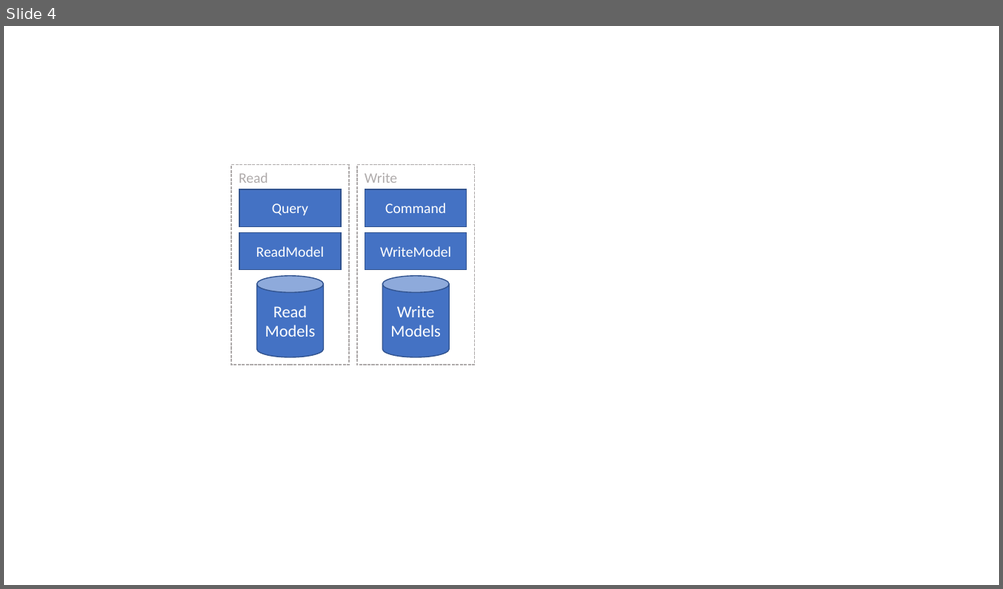
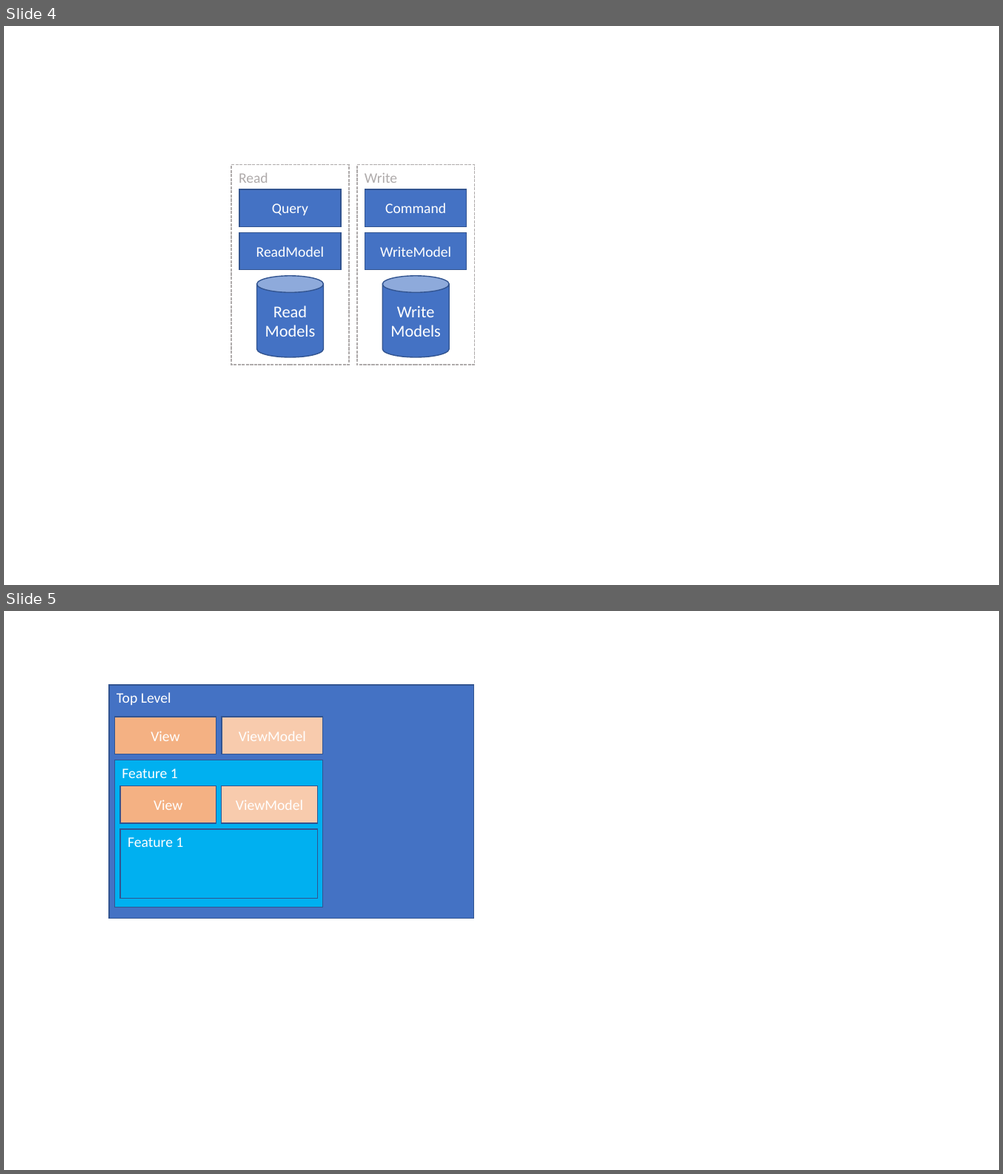
Before and after one commit to dolittle/Bifrost, a slide deck: Documentation/Diagrams.pptx. Shown one above the other, each under a label of ours: slide 4 before the commit, slides 4 and 5 after it. The pictures are 1003x589 and 1003x1174 pixels, drawn with LibreOffice and Linux fonts; fonts in the diff are those of the drawing. Boxes give left, top, right and bottom in pixels: in the first picture for what was removed or moved away, otherwise in the second. Text is boxed around its words. In the diff, an @@ line names an element or a change of style, - is before the commit and + after.

```diff
--- a/Documentation/Diagrams.pptx
+++ b/Documentation/Diagrams.pptx
@@ slide 5 added at (x1=4, y1=611, x2=999, y2=1170), background #FFFFFF @@
@@ rectangle added at (x1=109, y1=685, x2=473, y2=918), fill #4472C4, outline #325491 1 pt, 14 pt, text #FFFFFF @@
+Top Level
@@ rectangle added at (x1=114, y1=717, x2=216, y2=755), fill #F4B183, outline #325491 1 pt, 14 pt, text #FFFFFF @@
+View
@@ rectangle added at (x1=222, y1=717, x2=324, y2=755), fill #F8CBAD, outline #325491 1 pt, 14 pt, text #FFFFFF @@
+ViewModel
@@ rectangle added at (x1=114, y1=760, x2=323, y2=907), fill #00B0F0, outline #325491 1 pt, 14 pt, text #FFFFFF @@
+Feature 1
@@ rectangle added at (x1=120, y1=786, x2=216, y2=823), fill #F4B183, outline #325491 1 pt, 14 pt, text #FFFFFF @@
+View
@@ rectangle added at (x1=221, y1=786, x2=317, y2=823), fill #F8CBAD, outline #325491 1 pt, 14 pt, text #FFFFFF @@
+ViewModel
@@ rectangle added at (x1=120, y1=829, x2=318, y2=899), fill #00B0F0, outline #325491 1 pt, 14 pt, text #FFFFFF @@
+Feature 1
```
Also in this commit, not shown: 1 other file.
